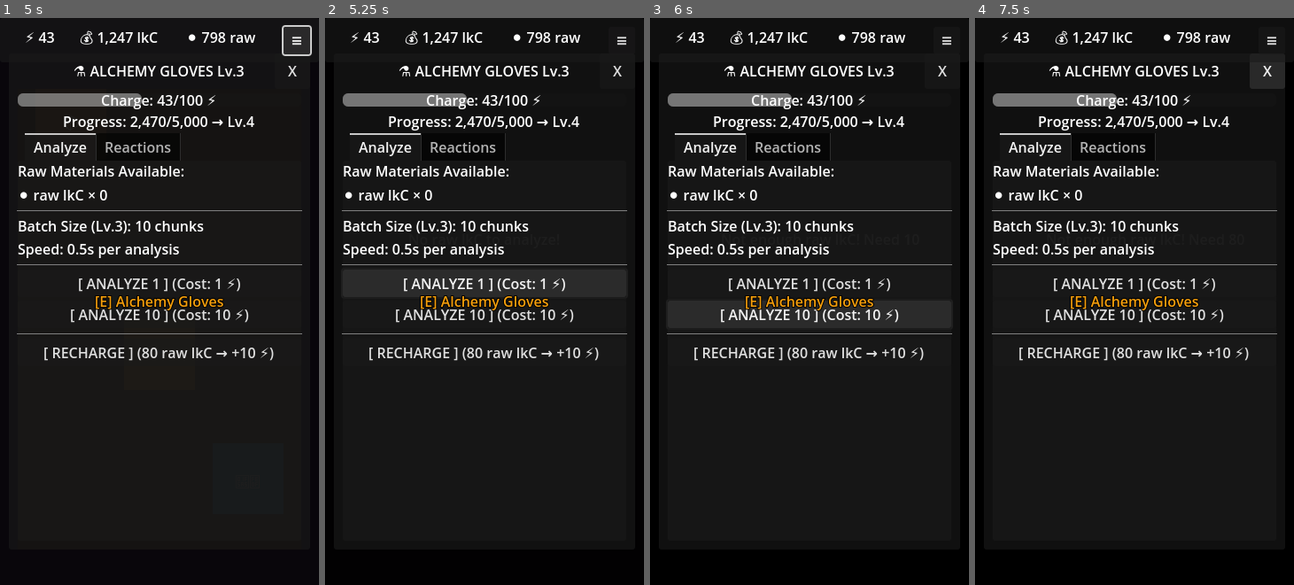
Above: before the commit, frames 1-4 (left to right).
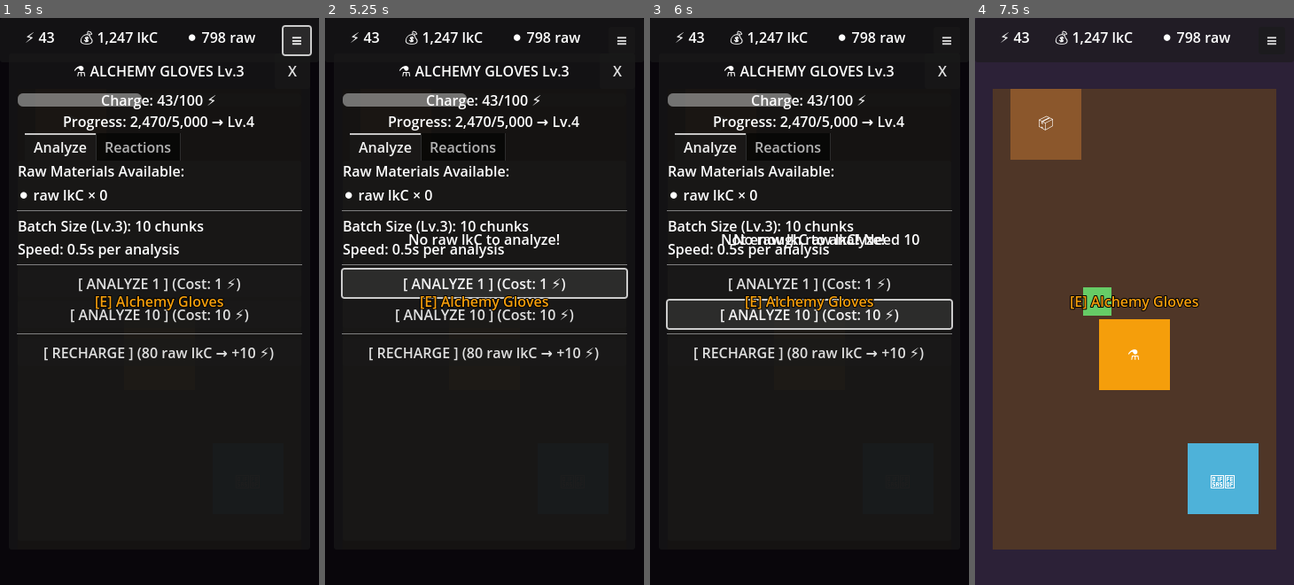
Above: after the commit, the same moments.

Repository: Legatia/LenKinVerse
Game: Godot game, scene res://scenes/ui/login_screen.tscn
Two runs of this game, one before a commit and one after it. Both use one fixed random seed, a clock stepped at 60 frames per second and the inputs below.
Inputs:
- Up to frame 1 (5 s): tap Enter at 0.5 s; hold Up (ui_up) 0.53-1.25 s; click "👻 CONNECT WALLET" at 1.25 s; hold Up (ui_up) 2.03-2.78 s; hold Left (ui_left) 2.78-4.25 s; click "≡" at 4.25 s
- Up to frame 2 (5.25 s): click "[ ANALYZE 1 ] (Cost: 1 ⚡)" at 5 s
- Up to frame 3 (6 s): click "[ ANALYZE 10 ] (Cost: 10 ⚡)" at 5.75 s
- Up to frame 4 (7.5 s): click "[ RECHARGE ] (80 raw lkC → +1…" at 6.5 s; click "X" at 7.25 s

Frame 1 is identical in both runs. In frame 2, 1.0% of the frame differs, in the area x 5-95%, y 38-50%; in frame 3, 1.3%; in frame 4, 91%, in the area x 0-100%, y 0-100%.

Commit message:
Prevent multiple UI instances from stacking
The interactable_zone now:
- Tracks current UI instance with current_ui_instance variable
- Prevents opening duplicate instances if one is already open
- Cleans up reference when UI is closed via tree_exiting signal

This fixes the issue where clicking gloves/storage multiple times
would create stacked UI instances that couldn't all be closed.

Diff:
--- a/godot-mobile/scripts/interactable_zone.gd
+++ b/godot-mobile/scripts/interactable_zone.gd
@@ -6,12 +6,19 @@
 
 @onready var interaction_area: Area2D = $InteractionArea
 
+var current_ui_instance: Node = null
+
 func _ready() -> void:
 	# Add to interactable group
 	interaction_area.add_to_group("interactable")
 
 func interact() -> void:
 	print("Interacting with: ", zone_name)
+
+	# Don't open if already open
+	if current_ui_instance != null and is_instance_valid(current_ui_instance):
+		print("UI already open for: ", zone_name)
+		return
 
 	if scene_to_open != "":
 		open_ui_scene()
@@ -23,6 +30,13 @@
 	var ui_scene = load(scene_to_open)
 	if ui_scene:
 		var ui_instance = ui_scene.instantiate()
+		current_ui_instance = ui_instance
 		get_tree().root.add_child(ui_instance)
+
+		# Connect to the instance's tree_exiting signal to clean up reference
+		ui_instance.tree_exiting.connect(_on_ui_closed)
 	else:
 		push_error("Failed to load scene: " + scene_to_open)
+
+func _on_ui_closed() -> void:
+	current_ui_instance = null
